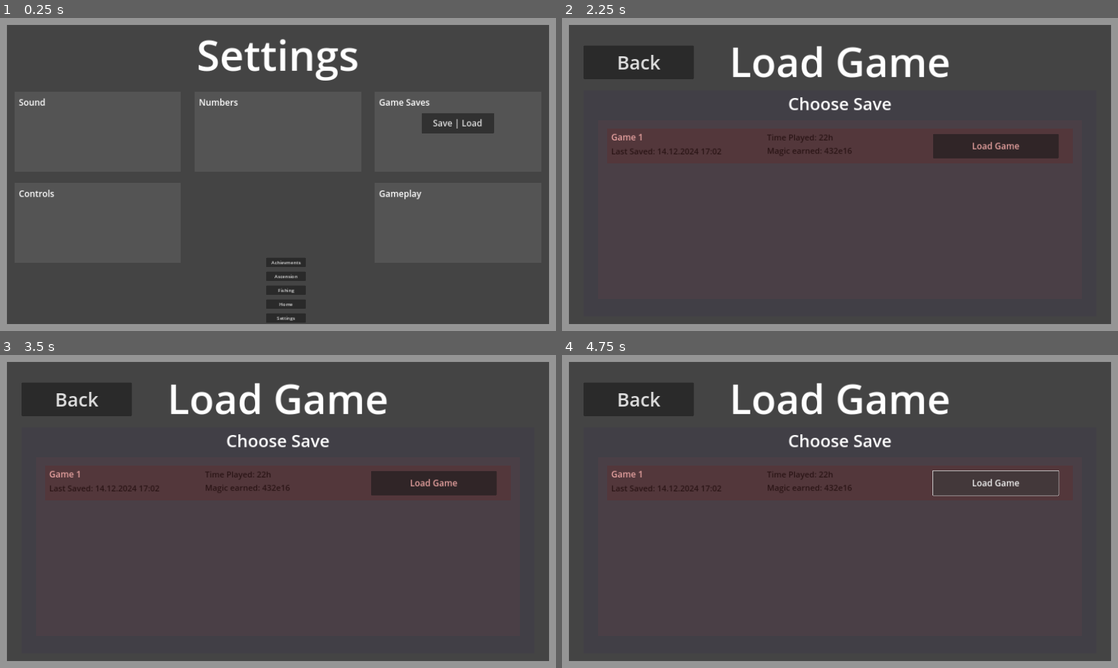
Above: before the commit, frames 1-4 (two rows, left to right).
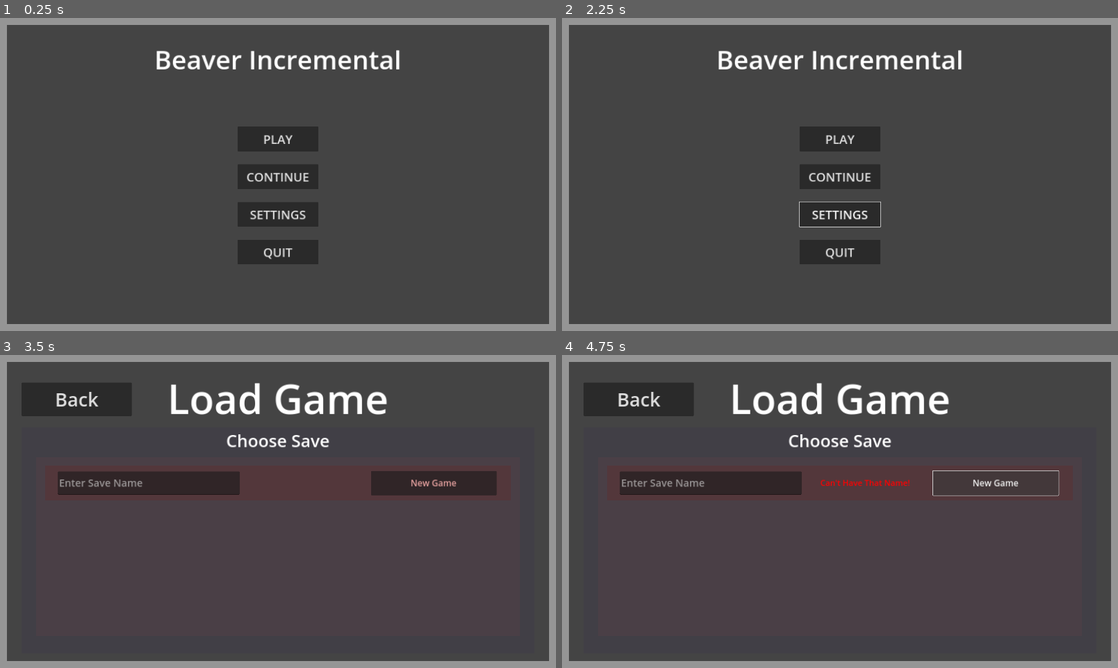
Above: after the commit, the same moments.

Repository: mdbernhards/BeaverIncremental
Game: Godot game, scene res://Scenes/game.tscn
Same seed, same stepped clock (60 frames per second), same inputs: the game is played once before the commit and once after it.
Inputs (mouse positions are in pixels of both pictures, inside the frame that each line leads up to):
- Up to frame 1 (0.25 s): no input
- Up to frame 2 (2.25 s): click (995, 146) at 0.5 s, where only the run before the commit has a clickable "Load Game"; click "Settings" (after the commit: "SETTINGS") at 1.25 s; click (1017, 124) at 2 s, where only the run before the commit has a clickable "Save | Load"
- Up to frame 3 (3.5 s): click (278, 477) at 2.75 s, where only the run after the commit has a clickable "PLAY"
- Up to frame 4 (4.75 s): click (995, 483) at 3.5 s, where only the run after the commit has a clickable "New Game"; click (995, 483) at 4.25 s, where only the run after the commit has a clickable "New Game"

The runs differ from the first frame. In frame 1, 7.6% of the frame differs, in the area x 3-87%, y 6-98%; in frame 2, 11%, in the area x 3-90%, y 8-79%; in frame 3, 2.3%; in frame 4, 2.5%.

Commit message:
Save system
Managed to implement a working save / load system

Diff:
--- /dev/null
+++ b/Scenes/LoadGameScenes/save_item.gd
@@ -0,0 +1,83 @@
+extends MarginContainer
+
+enum SaveSlotEnum {
+	New,
+	Existing,
+}
+
+var SaveState : SaveSlotEnum
+var SaveInfo
+
+# Nodes
+var SaveNameLabel
+var SaveTimeStampLabel
+var TimePlayedLabel
+var MagicEarnedLabel
+var ErrorLabel
+var SaveNameLineEdit
+var LoadGame
+var NewGame
+
+func _ready() -> void:
+	setupNodePaths()
+	SaveState = SaveSlotEnum.New
+	ErrorLabel.visible = false
+
+func _process(delta: float) -> void:
+	if SaveState == SaveSlotEnum.New:
+		NewGame.visible = true
+		LoadGame.visible = false
+	elif SaveState == SaveSlotEnum.Existing:
+		NewGame.visible = false
+		LoadGame.visible = true
+
+func setupNodePaths():
+	SaveNameLabel = $ColorRect/LoadGame/MC/VBox/SaveNameLabel
+	SaveTimeStampLabel = $ColorRect/LoadGame/MC/VBox/SaveTimeStampLabel
+	TimePlayedLabel = $ColorRect/LoadGame/MC2/VBox/TimePlayedLabel
+	MagicEarnedLabel = $ColorRect/LoadGame/MC2/VBox/MagicEarnedLabel
+	LoadGame = $ColorRect/LoadGame
+	NewGame = $ColorRect/NewGame
+	ErrorLabel = $ColorRect/NewGame/MC2/ErrorLabel
+	SaveNameLineEdit = $ColorRect/NewGame/MC/SaveNameLineEdit
+
+func getSaveData(saveName):
+	setupNodePaths()
+
+	SaveInfo = SaveData.SavesInfo[saveName]
+
+	SaveNameLabel.text = SaveInfo.SaveName
+	SaveTimeStampLabel.text = str(SaveInfo.LastSavedTimeStamp)
+	TimePlayedLabel.text = str(SaveInfo.TimePlayed)
+	MagicEarnedLabel.text = str(SaveInfo.MagicEarned)
+
+	SaveState = SaveSlotEnum.Existing
+
+func _on_load_game_button_button_down() -> void:
+	GameSaves.loadGame(SaveInfo.SaveName)
+	get_tree().get_first_node_in_group("Game").goToGameFromSaves()
+
+func _on_delete_button_button_down() -> void:
+	pass
+
+func _on_new_game_button_button_down() -> void:
+	var saveName = SaveNameLineEdit.text
+
+	if checkIfSaveNameIsValid(saveName):
+		GameSaves.addSaveFileToInfo(saveName)
+		GameSaves.saveGame(saveName)
+		Values.CurrentSaveName = saveName
+
+		ErrorLabel.visible = false
+		get_tree().get_first_node_in_group("Game").goToGameFromSaves()
+	else:
+		ErrorLabel.visible = true
+
+func checkIfSaveNameIsValid(saveName):
+	if saveName == null or saveName == "":
+		return false
+
+	if SaveData.SavesInfo.has(saveName):
+		return false
+
+	return true
--- /dev/null
+++ b/Scenes/LoadGameScenes/save_item.tscn
@@ -0,0 +1,158 @@
+[gd_scene load_steps=2 format=3 uid="uid://ythlbv3he2rh"]
+
+[ext_resource type="Script" path="res://Scenes/LoadGameScenes/save_item.gd" id="1_8vepp"]
+
+[node name="SaveItem" type="MarginContainer"]
+custom_minimum_size = Vector2(1610, 120)
+script = ExtResource("1_8vepp")
+
+[node name="ColorRect" type="ColorRect" parent="."]
+custom_minimum_size = Vector2(0, 120)
+layout_mode = 2
+color = Color(0.380392, 0.164706, 0.164706, 0.376471)
+
+[node name="LoadGame" type="HBoxContainer" parent="ColorRect"]
+layout_mode = 1
+anchors_preset = 15
+anchor_right = 1.0
+anchor_bottom = 1.0
+grow_horizontal = 2
+grow_vertical = 2
+
+[node name="MC" type="MarginContainer" parent="ColorRect/LoadGame"]
+custom_minimum_size = Vector2(375, 0)
+layout_mode = 2
+size_flags_horizontal = 3
+theme_override_constants/margin_left = 15
+theme_override_constants/margin_top = 8
+theme_override_constants/margin_right = 10
+theme_override_constants/margin_bottom = 15
+
+[node name="VBox" type="VBoxContainer" parent="ColorRect/LoadGame/MC"]
+layout_mode = 2
+theme_override_constants/separation = 7
+
+[node name="SaveNameLabel" type="Label" parent="ColorRect/LoadGame/MC/VBox"]
+layout_mode = 2
+size_flags_vertical = 1
+theme_override_colors/font_color = Color(0.901961, 0.631373, 0.623529, 1)
+theme_override_font_sizes/font_size = 30
+text = "Game 1"
+
+[node name="SaveTimeStampLabel" type="Label" parent="ColorRect/LoadGame/MC/VBox"]
+layout_mode = 2
+size_flags_vertical = 1
+theme_override_colors/font_color = Color(0.164706, 0.0784314, 0.0823529, 1)
+theme_override_font_sizes/font_size = 28
+text = "Last Saved: 14.12.2024 17:02"
+
+[node name="MC2" type="MarginContainer" parent="ColorRect/LoadGame"]
+custom_minimum_size = Vector2(375, 0)
+layout_mode = 2
+size_flags_horizontal = 3
+theme_override_constants/margin_left = 15
+theme_override_constants/margin_top = 10
+theme_override_constants/margin_right = 10
+theme_override_constants/margin_bottom = 15
+
+[node name="VBox" type="VBoxContainer" parent="ColorRect/LoadGame/MC2"]
+layout_mode = 2
+theme_override_constants/separation = 5
+
+[node name="TimePlayedLabel" type="Label" parent="ColorRect/LoadGame/MC2/VBox"]
+layout_mode = 2
+size_flags_vertical = 1
+theme_override_colors/font_color = Color(0.164706, 0.0784314, 0.0823529, 1)
+theme_override_font_sizes/font_size = 28
+text = "Time Played: 22h"
+
+[node name="MagicEarnedLabel" type="Label" parent="ColorRect/LoadGame/MC2/VBox"]
+layout_mode = 2
+size_flags_vertical = 1
+theme_override_colors/font_color = Color(0.164706, 0.0784314, 0.0823529, 1)
+theme_override_font_sizes/font_size = 28
+text = "Magic earned: 432e16"
+
+[node name="MC3" type="MarginContainer" parent="ColorRect/LoadGame"]
+custom_minimum_size = Vector2(375, 0)
+layout_mode = 2
+size_flags_horizontal = 3
+theme_override_constants/margin_left = 50
+theme_override_constants/margin_top = 18
+theme_override_constants/margin_right = 50
+theme_override_constants/margin_bottom = 18
+
+[node name="HBox" type="HBoxContainer" parent="ColorRect/LoadGame/MC3"]
+layout_mode = 2
+theme_override_constants/separation = 19
+
+[node name="LoadGameButton" type="Button" parent="ColorRect/LoadGame/MC3/HBox"]
+layout_mode = 2
+size_flags_horizontal = 3
+theme_override_colors/font_color = Color(0.901961, 0.631373, 0.623529, 1)
+theme_override_font_sizes/font_size = 30
+text = "Load Game"
+
+[node name="DeleteButton" type="Button" parent="ColorRect/LoadGame/MC3/HBox"]
+custom_minimum_size = Vector2(0, 55)
+layout_mode = 2
+size_flags_vertical = 4
+theme_override_colors/font_color = Color(0.796078, 0.219608, 0.388235, 1)
+theme_override_colors/icon_normal_color = Color(0.688482, 0.236427, 0.220821, 1)
+theme_override_font_sizes/font_size = 30
+text = "Delete"
+
+[node name="NewGame" type="HBoxContainer" parent="ColorRect"]
+visible = false
+layout_mode = 1
+anchors_preset = 15
+anchor_right = 1.0
+anchor_bottom = 1.0
+grow_horizontal = 2
+grow_vertical = 2
+
+[node name="MC" type="MarginContainer" parent="ColorRect/NewGame"]
+custom_minimum_size = Vector2(708, 0)
+layout_mode = 2
+size_flags_horizontal = 3
+theme_override_constants/margin_left = 45
+theme_override_constants/margin_top = 20
+theme_override_constants/margin_right = 35
+theme_override_constants/margin_bottom = 20
+
+[node name="SaveNameLineEdit" type="LineEdit" parent="ColorRect/NewGame/MC"]
+layout_mode = 2
+theme_override_font_sizes/font_size = 35
+placeholder_text = "Enter Save Name"
+max_length = 255
+
+[node name="MC2" type="MarginContainer" parent="ColorRect/NewGame"]
+custom_minimum_size = Vector2(360, 0)
+layout_mode = 2
+
+[node name="ErrorLabel" type="Label" parent="ColorRect/NewGame/MC2"]
+layout_mode = 2
+theme_override_colors/font_color = Color(1, 0, 0, 1)
+theme_override_font_sizes/font_size = 28
+text = "Can't Have That Name!"
+horizontal_alignment = 1
+vertical_alignment = 1
+
+[node name="MC3" type="MarginContainer" parent="ColorRect/NewGame"]
+custom_minimum_size = Vector2(375, 0)
+layout_mode = 2
+size_flags_horizontal = 3
+theme_override_constants/margin_left = 50
+theme_override_constants/margin_top = 18
+theme_override_constants/margin_right = 50
+theme_override_constants/margin_bottom = 18
+
+[node name="NewGameButton" type="Button" parent="ColorRect/NewGame/MC3"]
+layout_mode = 2
+theme_override_colors/font_color = Color(0.901961, 0.631373, 0.623529, 1)
+theme_override_font_sizes/font_size = 30
+text = "New Game"
+
+[connection signal="button_down" from="ColorRect/LoadGame/MC3/HBox/LoadGameButton" to="." method="_on_load_game_button_button_down"]
+[connection signal="button_down" from="ColorRect/LoadGame/MC3/HBox/DeleteButton" to="." method="_on_delete_button_button_down"]
+[connection signal="button_down" from="ColorRect/NewGame/MC3/NewGameButton" to="." method="_on_new_game_button_button_down"]
--- a/Scenes/game.gd
+++ b/Scenes/game.gd
@@ -20,6 +20,7 @@
 	MainMenu.visible = false
 	LoadGame.visible = true
 	LoadGame.BackTrackTo = BackTrackEnum.ToMainMenu
+	LoadGame.loadSaves()
 
 func goToMenuFromSaves():
 	MainMenu.visible = true
@@ -29,6 +30,10 @@
 	GameMainScreen.visible = false
 	LoadGame.visible = true
 	LoadGame.BackTrackTo = BackTrackEnum.ToSettings
+	LoadGame.loadSaves()
+
+func goToGameFromSaves():
+	goToSettingsFromSaves()
 
 func goToSettingsFromSaves():
 	GameMainScreen.visible = true
--- a/Scenes/game.tscn
+++ b/Scenes/game.tscn
@@ -33,11 +33,12 @@
 offset_bottom = 40.0
 
 [node name="MainMenu" parent="." groups=["MainMenu"] instance=ExtResource("1_5ya8i")]
+layout_mode = 1
+
+[node name="LoadGame" parent="." groups=["LoadGame"] instance=ExtResource("2_q55r7")]
 visible = false
 layout_mode = 1
 
-[node name="LoadGame" parent="." groups=["LoadGame"] instance=ExtResource("2_q55r7")]
+[node name="GameMainScreen" parent="." groups=["GameMainScreen"] instance=ExtResource("4_btfnp")]
+visible = false
 layout_mode = 1
-
-[node name="GameMainScreen" parent="." groups=["GameMainScreen"] instance=ExtResource("4_btfnp")]
-layout_mode = 1
--- a/Scenes/load_game.gd
+++ b/Scenes/load_game.gd
@@ -5,10 +5,18 @@
 	ToSettings,
 }
 
+enum SaveSlotEnum {
+	New,
+	Existing,
+}
+
+# Nodes
+var SaveGames
+
 var BackTrackTo : BackTrackEnum
 
 func _ready() -> void:
-	pass
+	setupNodePaths()
 
 func _process(delta: float) -> void:
 	pass
@@ -22,3 +30,25 @@
 		GameNode.goToMenuFromSaves()
 	elif BackTrackTo == BackTrackEnum.ToSettings:
 		GameNode.goToSettingsFromSaves()
+
+func loadSaves():
+	var saves = SaveData.SavesInfo
+	var saveCount = 0
+
+	for child in SaveGames.get_children():
+		SaveGames.remove_child(child)
+
+	var SaveScene = load("res://Scenes/LoadGameScenes/save_item.tscn")
+
+	for saveName in saves:
+		var saveItem = SaveScene.instantiate()
+		saveItem.getSaveData(saveName)
+
+		SaveGames.add_child(saveItem)
+		saveItem.SaveState = SaveSlotEnum.Existing
+
+	var newSaveItem = SaveScene.instantiate()
+	SaveGames.add_child(newSaveItem)
+
+func setupNodePaths():
+	SaveGames = $MC/LoadGameVBox/MC2/VBox/MC2/Scroll/MC/SaveGames
--- a/Scenes/load_game.tscn
+++ b/Scenes/load_game.tscn
@@ -1,6 +1,7 @@
-[gd_scene load_steps=2 format=3 uid="uid://bh8e34tborwh1"]
+[gd_scene load_steps=3 format=3 uid="uid://bh8e34tborwh1"]
 
 [ext_resource type="Script" path="res://Scenes/load_game.gd" id="1_gtias"]
+[ext_resource type="PackedScene" uid="uid://ythlbv3he2rh" path="res://Scenes/LoadGameScenes/save_item.tscn" id="2_nxdnb"]
 
 [node name="LoadGame" type="Control"]
 layout_mode = 3
@@ -98,101 +99,30 @@
 layout_mode = 2
 color = Color(0.466667, 0.258824, 0.258824, 0.160784)
 
-[node name="MC" type="MarginContainer" parent="MC/LoadGameVBox/MC2/VBox/MC2"]
+[node name="Scroll" type="ScrollContainer" parent="MC/LoadGameVBox/MC2/VBox/MC2"]
+layout_mode = 2
+
+[node name="MC" type="MarginContainer" parent="MC/LoadGameVBox/MC2/VBox/MC2/Scroll"]
 layout_mode = 2
 theme_override_constants/margin_left = 30
 theme_override_constants/margin_top = 30
 theme_override_constants/margin_right = 30
 theme_override_constants/margin_bottom = 15
 
-[node name="VBox" type="VBoxContainer" parent="MC/LoadGameVBox/MC2/VBox/MC2/MC"]
+[node name="SaveGames" type="VBoxContainer" parent="MC/LoadGameVBox/MC2/VBox/MC2/Scroll/MC"]
 layout_mode = 2
 theme_override_constants/separation = 25
 
-[node name="SaveItem" type="MarginContainer" parent="MC/LoadGameVBox/MC2/VBox/MC2/MC/VBox"]
-custom_minimum_size = Vector2(1610, 120)
+[node name="SaveItem" parent="MC/LoadGameVBox/MC2/VBox/MC2/Scroll/MC/SaveGames" instance=ExtResource("2_nxdnb")]
 layout_mode = 2
 
-[node name="ColorRect" type="ColorRect" parent="MC/LoadGameVBox/MC2/VBox/MC2/MC/VBox/SaveItem"]
-custom_minimum_size = Vector2(0, 120)
+[node name="SaveItem2" parent="MC/LoadGameVBox/MC2/VBox/MC2/Scroll/MC/SaveGames" instance=ExtResource("2_nxdnb")]
 layout_mode = 2
-color = Color(0.380392, 0.164706, 0.164706, 0.376471)
 
-[node name="HBox" type="HBoxContainer" parent="MC/LoadGameVBox/MC2/VBox/MC2/MC/VBox/SaveItem/ColorRect"]
-layout_mode = 1
-anchors_preset = 15
-anchor_right = 1.0
-anchor_bottom = 1.0
-grow_horizontal = 2
-grow_vertical = 2
+[node name="SaveItem3" parent="MC/LoadGameVBox/MC2/VBox/MC2/Scroll/MC/SaveGames" instance=ExtResource("2_nxdnb")]
+layout_mode = 2
 
-[node name="MC" type="MarginContainer" parent="MC/LoadGameVBox/MC2/VBox/MC2/MC/VBox/SaveItem/ColorRect/HBox"]
-custom_minimum_size = Vector2(375, 0)
+[node name="SaveItem4" parent="MC/LoadGameVBox/MC2/VBox/MC2/Scroll/MC/SaveGames" instance=ExtResource("2_nxdnb")]
 layout_mode = 2
-size_flags_horizontal = 3
-theme_override_constants/margin_left = 15
-theme_override_constants/margin_top = 8
-theme_override_constants/margin_right = 10
-theme_override_constants/margin_bottom = 15
-
-[node name="VBoxContainer" type="VBoxContainer" parent="MC/LoadGameVBox/MC2/VBox/MC2/MC/VBox/SaveItem/ColorRect/HBox/MC"]
-layout_mode = 2
-theme_override_constants/separation = 7
-
-[node name="SaveNameLabel" type="Label" parent="MC/LoadGameVBox/MC2/VBox/MC2/MC/VBox/SaveItem/ColorRect/HBox/MC/VBoxContainer"]
-layout_mode = 2
-size_flags_vertical = 1
-theme_override_colors/font_color = Color(0.901961, 0.631373, 0.623529, 1)
-theme_override_font_sizes/font_size = 30
-text = "Game 1"
-
-[node name="TimePlayedLabel" type="Label" parent="MC/LoadGameVBox/MC2/VBox/MC2/MC/VBox/SaveItem/ColorRect/HBox/MC/VBoxContainer"]
-layout_mode = 2
-size_flags_vertical = 1
-theme_override_colors/font_color = Color(0.164706, 0.0784314, 0.0823529, 1)
-theme_override_font_sizes/font_size = 28
-text = "Last Saved: 14.12.2024 17:02"
-
-[node name="MC2" type="MarginContainer" parent="MC/LoadGameVBox/MC2/VBox/MC2/MC/VBox/SaveItem/ColorRect/HBox"]
-custom_minimum_size = Vector2(375, 0)
-layout_mode = 2
-size_flags_horizontal = 3
-theme_override_constants/margin_left = 15
-theme_override_constants/margin_top = 10
-theme_override_constants/margin_right = 10
-theme_override_constants/margin_bottom = 15
-
-[node name="VBox" type="VBoxContainer" parent="MC/LoadGameVBox/MC2/VBox/MC2/MC/VBox/SaveItem/ColorRect/HBox/MC2"]
-layout_mode = 2
-theme_override_constants/separation = 5
-
-[node name="TimePlayedLabel" type="Label" parent="MC/LoadGameVBox/MC2/VBox/MC2/MC/VBox/SaveItem/ColorRect/HBox/MC2/VBox"]
-layout_mode = 2
-size_flags_vertical = 1
-theme_override_colors/font_color = Color(0.164706, 0.0784314, 0.0823529, 1)
-theme_override_font_sizes/font_size = 28
-text = "Time Played: 22h"
-
-[node name="MagicEarnedLabel" type="Label" parent="MC/LoadGameVBox/MC2/VBox/MC2/MC/VBox/SaveItem/ColorRect/HBox/MC2/VBox"]
-layout_mode = 2
-size_flags_vertical = 1
-theme_override_colors/font_color = Color(0.164706, 0.0784314, 0.0823529, 1)
-theme_override_font_sizes/font_size = 28
-text = "Magic earned: 432e16"
-
-[node name="MC3" type="MarginContainer" parent="MC/LoadGameVBox/MC2/VBox/MC2/MC/VBox/SaveItem/ColorRect/HBox"]
-custom_minimum_size = Vector2(375, 0)
-layout_mode = 2
-size_flags_horizontal = 3
-theme_override_constants/margin_left = 50
-theme_override_constants/margin_top = 18
-theme_override_constants/margin_right = 50
-theme_override_constants/margin_bottom = 18
-
-[node name="LoadGameButton" type="Button" parent="MC/LoadGameVBox/MC2/VBox/MC2/MC/VBox/SaveItem/ColorRect/HBox/MC3"]
-layout_mode = 2
-theme_override_colors/font_color = Color(0.901961, 0.631373, 0.623529, 1)
-theme_override_font_sizes/font_size = 30
-text = "Load Game"
 
 [connection signal="button_down" from="MC/LoadGameVBox/MC/HBox/MC/BackButton" to="." method="_on_back_button_button_down"]
--- /dev/null
+++ b/Scenes/main_menu.gd
@@ -0,0 +1,21 @@
+extends Control
+
+var Game
+
+func _ready() -> void:
+	Game = get_tree().get_first_node_in_group("Game")
+
+func _process(delta: float) -> void:
+	pass
+
+func _on_play_button_button_down() -> void:
+	Game.goToSavesFromMenu()
+
+func _on_continue_button_button_down() -> void:
+	pass
+
+func _on_settings_button_button_down() -> void:
+	pass
+
+func _on_quit_button_button_down() -> void:
+	get_tree().quit()
--- a/Scenes/main_menu.tscn
+++ b/Scenes/main_menu.tscn
@@ -1,4 +1,6 @@
-[gd_scene format=3 uid="uid://cc8a2sbrqy5ew"]
+[gd_scene load_steps=2 format=3 uid="uid://cc8a2sbrqy5ew"]
+
+[ext_resource type="Script" path="res://Scenes/main_menu.gd" id="1_jq41p"]
 
 [node name="MainMenu" type="Control"]
 layout_mode = 3
@@ -7,6 +9,7 @@
 anchor_bottom = 1.0
 grow_horizontal = 2
 grow_vertical = 2
+script = ExtResource("1_jq41p")
 
 [node name="Background" type="ColorRect" parent="."]
 layout_mode = 0
@@ -40,19 +43,19 @@
 text = "Beaver Incremental"
 horizontal_alignment = 1
 
-[node name="NewGameButton" type="Button" parent="MC/MenuVBox"]
+[node name="PlayButton" type="Button" parent="MC/MenuVBox"]
 custom_minimum_size = Vector2(280, 85)
 layout_mode = 2
 size_flags_horizontal = 4
 theme_override_font_sizes/font_size = 42
-text = "NEW GAME"
+text = "PLAY"
 
-[node name="LoadGameButton" type="Button" parent="MC/MenuVBox"]
+[node name="ContinueButton" type="Button" parent="MC/MenuVBox"]
 custom_minimum_size = Vector2(280, 85)
 layout_mode = 2
 size_flags_horizontal = 4
 theme_override_font_sizes/font_size = 42
-text = "LOAD GAME"
+text = "CONTINUE"
 
 [node name="SettingsButton" type="Button" parent="MC/MenuVBox"]
 custom_minimum_size = Vector2(280, 85)
@@ -67,3 +70,8 @@
 size_flags_horizontal = 4
 theme_override_font_sizes/font_size = 42
 text = "QUIT"
+
+[connection signal="button_down" from="MC/MenuVBox/PlayButton" to="." method="_on_play_button_button_down"]
+[connection signal="button_down" from="MC/MenuVBox/ContinueButton" to="." method="_on_continue_button_button_down"]
+[connection signal="button_down" from="MC/MenuVBox/SettingsButton" to="." method="_on_settings_button_button_down"]
+[connection signal="button_down" from="MC/MenuVBox/QuitButton" to="." method="_on_quit_button_button_down"]
--- a/Scenes/settings.gd
+++ b/Scenes/settings.gd
@@ -6,5 +6,8 @@
 func _process(delta: float) -> void:
 	pass
 
-func _on_save_load_button_button_down() -> void:
+func _on_load_button_button_down() -> void:
 	get_tree().get_first_node_in_group("Game").goToSavesFromSettings()
+
+func _on_save_button_button_down() -> void:
+	GameSaves.saveGame(Values.CurrentSaveName)
--- a/Scenes/settings.tscn
+++ b/Scenes/settings.tscn
@@ -139,12 +139,19 @@
 theme_override_font_sizes/font_size = 30
 text = "Game Saves"
 
-[node name="SaveLoadButton" type="Button" parent="MC/VBox/SettingsMC/Grid/SaveSettings/MC/VBox"]
+[node name="LoadButton" type="Button" parent="MC/VBox/SettingsMC/Grid/SaveSettings/MC/VBox"]
 custom_minimum_size = Vector2(250, 70)
 layout_mode = 2
 size_flags_horizontal = 4
 theme_override_font_sizes/font_size = 30
-text = "Save | Load"
+text = "Load"
+
+[node name="SaveButton" type="Button" parent="MC/VBox/SettingsMC/Grid/SaveSettings/MC/VBox"]
+custom_minimum_size = Vector2(250, 70)
+layout_mode = 2
+size_flags_horizontal = 4
+theme_override_font_sizes/font_size = 30
+text = "Save"
 
 [node name="ControlsSettings" type="ColorRect" parent="MC/VBox/SettingsMC/Grid"]
 custom_minimum_size = Vector2(575, 275)
@@ -203,4 +210,5 @@
 theme_override_font_sizes/font_size = 30
 text = "Gameplay"
 
-[connection signal="button_down" from="MC/VBox/SettingsMC/Grid/SaveSettings/MC/VBox/SaveLoadButton" to="." method="_on_save_load_button_button_down"]
+[connection signal="button_down" from="MC/VBox/SettingsMC/Grid/SaveSettings/MC/VBox/LoadButton" to="." method="_on_load_button_button_down"]
+[connection signal="button_down" from="MC/VBox/SettingsMC/Grid/SaveSettings/MC/VBox/SaveButton" to="." method="_on_save_button_button_down"]
--- a/singletons/SaveData.gd
+++ b/singletons/SaveData.gd
@@ -1,7 +1,6 @@
 extends Node
 
 # Don't reset Magic, FoS and Achievements, and others with upgrades
-
 var OriginalGold
 var OriginalResources
 var OriginalUpgrades
@@ -2590,6 +2589,9 @@
 	"AchievementCount" : countAchivements(),
 }
 
+var SavesInfo = {
+}
+
 func countAchivements():
 	var achievementCount = 0
 
--- a/singletons/Saving/GameSaves.gd
+++ b/singletons/Saving/GameSaves.gd
@@ -1,15 +1,59 @@
 extends Node
 
 func _ready() -> void:
-	pass
-	#saveGame()
-	#loadGame()
+	checkInfoFileForSaves()
 
 func _process(delta: float) -> void:
 	pass
 
-func saveGame():
-	var saveFile = FileAccess.open("user://savegame.save", FileAccess.WRITE)
+func checkInfoFileForSaves():
+	if not FileAccess.file_exists("user://info.save"):
+		return
+
+	var infoFile = FileAccess.open("user://info.save", FileAccess.READ)
+
+	var jsonInfo = infoFile.get_line()
+	SaveData.SavesInfo = parseJson(jsonInfo)
+
+func addSaveFileToInfo(saveName):
+	checkInfoFileForSaves()
+
+	var infoFile = FileAccess.open("user://info.save", FileAccess.WRITE)
+
+	SaveData.SavesInfo[saveName] = {
+		"SaveName" = saveName,
+		"LastSavedTimeStamp" = Time.get_time_dict_from_system(),
+		"TimePlayed" = 0,
+		"MagicEarned" = 0,
+	}
+
+	var jsonSaveInfo = JSON.stringify(var_to_str(SaveData.SavesInfo))
+	infoFile.store_line(jsonSaveInfo)
+
+	var SaveName
+	var LastSavedTimeStamp
+	var TimePlayed
+	var MagicEarned
+
+func updateSaveFileInfo(saveName):
+	checkInfoFileForSaves()
+
+	var infoFile = FileAccess.open("user://info.save", FileAccess.WRITE)
+
+	SaveData.SavesInfo[saveName].LastSavedTimeStamp = Time.get_time_dict_from_system()
+	SaveData.SavesInfo[saveName].TimePlayed += 1
+	SaveData.SavesInfo[saveName].MagicEarned += SaveData.Magic["Count"]
+
+	var jsonSaveInfo = JSON.stringify(var_to_str(SaveData.SavesInfo))
+	infoFile.store_line(jsonSaveInfo)
+
+func saveGame(saveName):
+	if not FileAccess.file_exists("user://" + saveName + ".save"):
+		addSaveFileToInfo(saveName)
+	else:
+		updateSaveFileInfo(saveName)
+
+	var saveFile = FileAccess.open("user://" + saveName + ".save", FileAccess.WRITE)
 
 	var jsonGold = JSON.stringify(var_to_str(SaveData.Gold))
 	saveFile.store_line(jsonGold)
@@ -32,11 +76,11 @@
 	var jsonBait = JSON.stringify(var_to_str(SaveData.Bait))
 	saveFile.store_line(jsonBait)
 
-func loadGame():
-	if not FileAccess.file_exists("user://savegame.save"):
+func loadGame(saveName):
+	if not FileAccess.file_exists("user://" + saveName + ".save"):
 		return
 
-	var saveFile = FileAccess.open("user://savegame.save", FileAccess.READ)
+	var saveFile = FileAccess.open("user://" + saveName + ".save", FileAccess.READ)
 
 	var jsonGold = saveFile.get_line()
 	SaveData.Gold = parseJson(jsonGold)
@@ -61,6 +105,8 @@
 
 	SaveData.recalculateValues()
 
+	Values.CurrentSaveName = saveName
+
 func parseJson(jsonString):
 	var json = JSON.new()
 	var parseResult = json.parse(jsonString)
@@ -69,4 +115,4 @@
 		print("JSON Parse Error: ", json.get_error_message(), " in ", jsonString, " at line ", json.get_error_line())
 		return
 
-	return str_to_var(json.get_data()) as Dictionary
+	return str_to_var(json.get_data())
--- a/singletons/Values.gd
+++ b/singletons/Values.gd
@@ -1,4 +1,6 @@
 extends Node
+
+var CurrentSaveName
 
 var WoodTypes = ["Oak", "Apple", "Maple", "Birch", "Spruce",
 				 "Chestnut", "Cherry", "Ash", "Cedar", "Mahogany",
Not shown, changed: Beavers incremental mega sheet.xlsx
